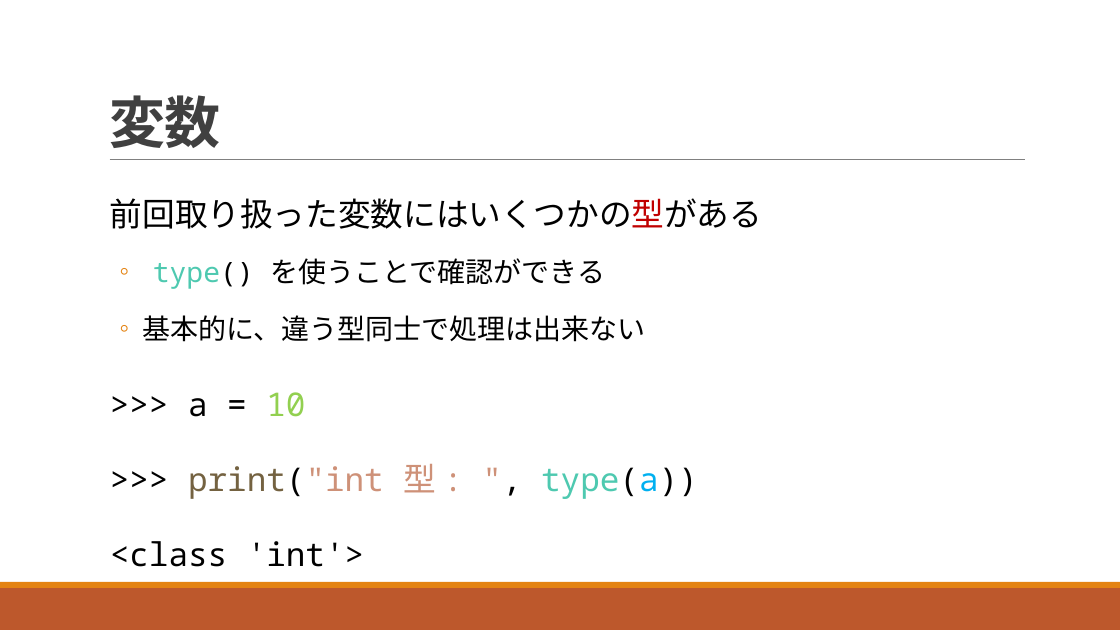
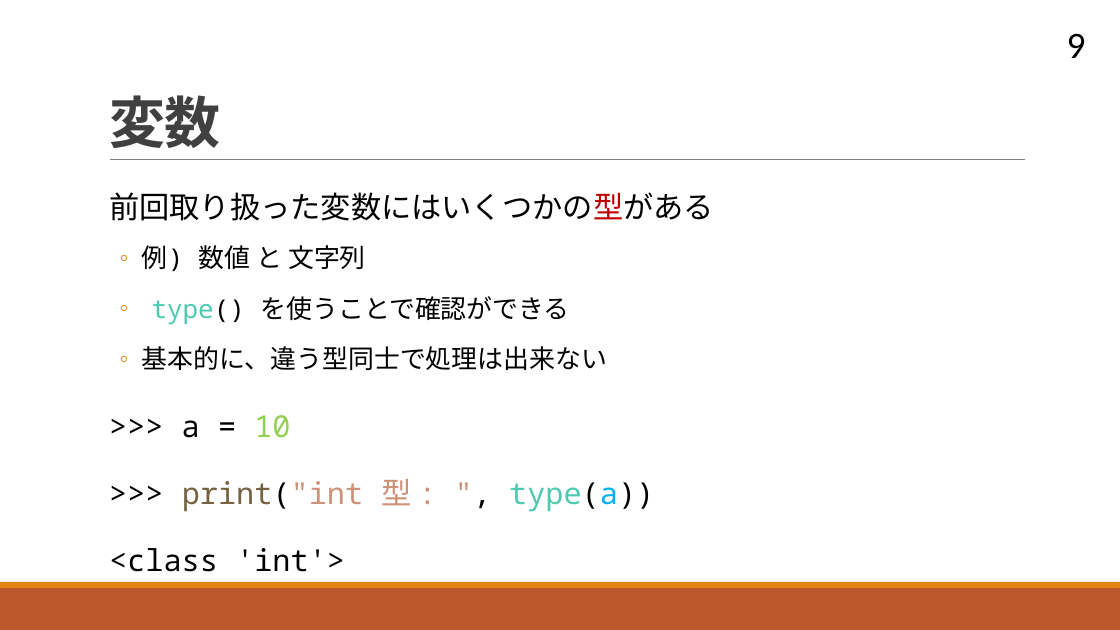
Before and after one commit to navy1634/Teach, a slide deck: slide 9 of 20230711/unit03.pptx. Drawn at 1120x630 pixels with LibreOffice and Linux fonts; fonts in the diff are those of the drawing. Boxes give left, top, right and bottom in pixels: in the first picture for what was removed or moved away, otherwise in the second. Text is boxed around its words. In the diff, an @@ line names an element or a change of style, - is before the commit and + after.

```diff
--- a/20230711/unit03.pptx
+++ b/20230711/unit03.pptx
@@ page number added at box(1067, 33, 1086, 58), 32 pt, text #000000 @@
+9
@@ text at box(109, 192, 714, 572): size 28 to 25.9 pt in "前回取り扱った変数にはいくつかの型がある", ">>> a = 10", ">>> print("int 型 : ", type(a))", "<class 'int'>"; size 24 to 22.2 pt in "type() を使うことで確認ができる", "基本的に、違う型同士で処理は出来ない"; line spacing 1.5 to 1.4 @@
@@ text at box(142, 245, 366, 271): paragraph added @@
+  ◦ 例) 数値 と 文字列
```
Also in this commit, not shown: 50 other slides changed, 4 slides added, 1 other file.
